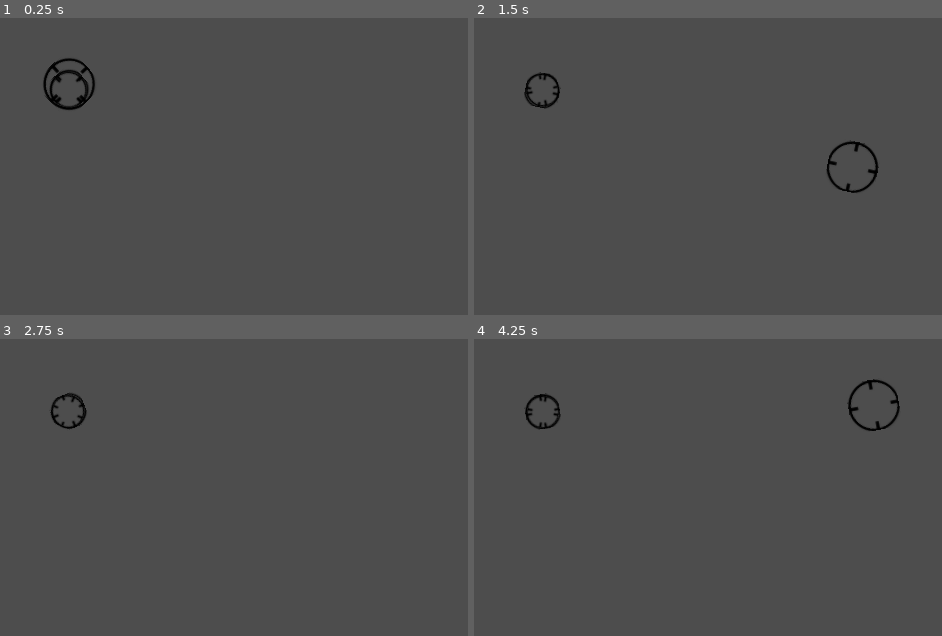
Above: before the commit, frames 1-4 (two rows, left to right).
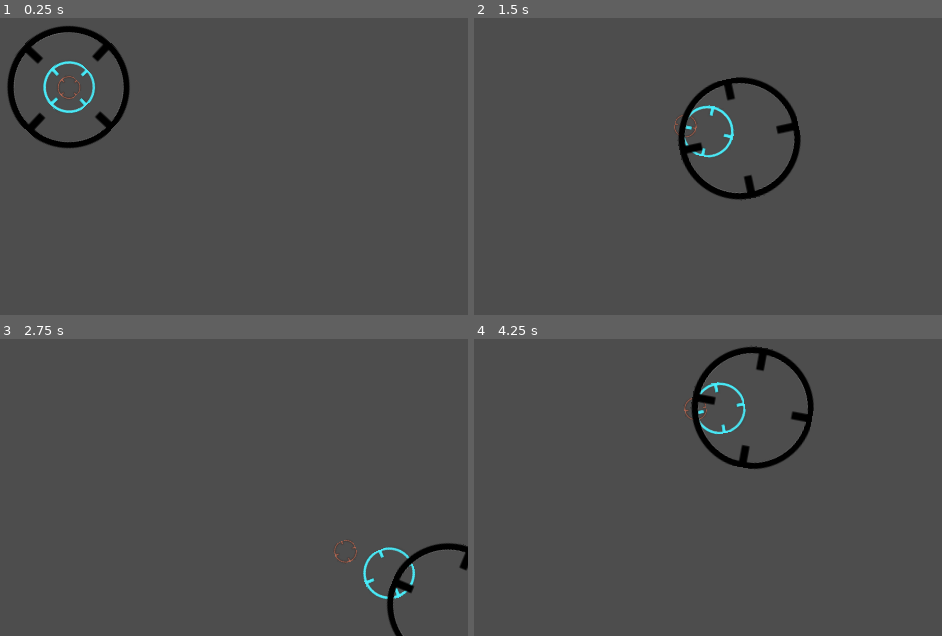
Above: after the commit, the same moments.

Repository: yissok/project-v
Game: Godot game, scene res://MainScene.tscn
The game is run twice, just before and just after one commit, with the same random seed, the same clock (stepped at 60 frames per second) and the same inputs.
Inputs:
- Up to frame 1 (0.25 s): no input
- Up to frame 2 (1.5 s): hold D (la_right) 0.53-1.28 s; hold S (la_down) from 1.28 s (still down)
- Up to frame 3 (2.75 s): release S (la_down) at 2.03 s; hold D (la_right) from 2.03 s (still down)
- Up to frame 4 (4.25 s): release D (la_right) at 2.78 s; hold W (la_up) 2.78-3.53 s; hold A (la_left) from 3.53 s (still down)

The runs differ from the first frame. In frame 1, 3.0% of the frame differs, in the area x 1-28%, y 2-44%; in frame 2, 3.1%, in the area x 10-87%, y 18-62%; in frame 3, 1.5%; in frame 4, 3.1%.

Commit message:
fix massimo's shit

Diff:
--- a/Cross2.gd
+++ b/Cross2.gd
@@ -1,15 +1,8 @@
 extends Sprite3D
 
-var vec_dir
+func _ready():
+	pass
 
-# Called when the node enters the scene tree for the first time.
-func _ready():
-	pass # Replace with function body.
-
-
-# Called every frame. 'delta' is the elapsed time since the previous frame.
 func _process(delta):
-	self.rotation = self.rotation + Vector3(0, 0, -0.05)
-	vec_dir = $"../Cross3".position -  $"../../Camera3D".position
-	self.position = (vec_dir)*0.95 + $"../../Camera3D".position + Vector3(0, 0, -1)
+	get_parent().moveCrossHair(1, self, 0.5)
 	pass
--- a/Cross3.gd
+++ b/Cross3.gd
@@ -1,15 +1,8 @@
 extends Sprite3D
 
-var vec_dir
+func _ready():
+	pass
 
-# Called when the node enters the scene tree for the first time.
-func _ready():
-	pass # Replace with function body.
-
-
-# Called every frame. 'delta' is the elapsed time since the previous frame.
 func _process(delta):
-	self.rotation = self.rotation + Vector3(0, 0, 0.05)
-	vec_dir = $"../Cross3".position -  $"../../Camera3D".position
-	self.position = (vec_dir)*0.9 + $"../../Camera3D".position + Vector3(0, 0, -1)
+	get_parent().moveCrossHair(-1, self, 0.25)
 	pass
--- a/CrossMain.gd
+++ b/CrossMain.gd
@@ -4,12 +4,9 @@
 var pos_x = Input.get_axis("la_left", "la_right")
 var velocità = 0.16
 
-# Called when the node enters the scene tree for the first time.
 func _ready():
-	pass # Replace with function body.
+	pass
 
-
-# Called every frame. 'delta' is the elapsed time since the previous frame.
 func _process(delta):
 	self.rotation = self.rotation + Vector3(0, 0, 0.05)
 	pos_y = Input.get_axis("la_up", "la_down")
--- /dev/null
+++ b/Crosshair.gd
@@ -0,0 +1,12 @@
+extends Node3D
+
+func _ready():
+	pass
+
+func _process(delta):
+	pass
+
+func moveCrossHair(direction, node, offset):
+	node.rotation = node.rotation + Vector3(0, 0, 0.05 * direction)
+	var vec_dir = ($"CrossMain".position -  $"../Camera3D".position)*offset
+	node.position = vec_dir + $"../Camera3D".position + Vector3(0, 0, 1)
--- a/MainScene.tscn
+++ b/MainScene.tscn
@@ -1,8 +1,11 @@
-[gd_scene load_steps=5 format=3 uid="uid://duj8cloekrr5s"]
+[gd_scene load_steps=8 format=3 uid="uid://duj8cloekrr5s"]
 
+[ext_resource type="Script" path="res://Crosshair.gd" id="1_hxjch"]
 [ext_resource type="Texture2D" uid="uid://hp1gjwdxjblc" path="res://assets/spriites/crosshair_tonda.png" id="1_xbbib"]
+[ext_resource type="Texture2D" uid="uid://coafeitxvdwwj" path="res://assets/spriites/crosshair_red.png" id="2_vlciw"]
 [ext_resource type="Script" path="res://CrossMain.gd" id="2_xt1r4"]
 [ext_resource type="Script" path="res://Cross2.gd" id="3_2b4t7"]
+[ext_resource type="Texture2D" uid="uid://b38upcmu66c63" path="res://assets/spriites/crosshair_cya.png" id="4_3j4h3"]
 [ext_resource type="Script" path="res://Cross3.gd" id="4_fkx34"]
 
 [node name="Node3D" type="Node3D"]
@@ -11,18 +14,19 @@
 transform = Transform3D(1, 0, 0, 0, 1, 0, 0, 0, 1, 0, 1, 1)
 
 [node name="Crosshair" type="Node3D" parent="."]
+script = ExtResource("1_hxjch")
 
 [node name="CrossMain" type="Sprite3D" parent="Crosshair"]
-transform = Transform3D(0.126894, 0, 0, 0, 0.126894, 0, 0, 0, 0.126894, 0, 1.14838, -5.78773)
-texture = ExtResource("1_xbbib")
+transform = Transform3D(0.12, 0, 0, 0, 0.12, 0, 0, 0, 0.12, 0, 1.14838, -13.7102)
+texture = ExtResource("2_vlciw")
 script = ExtResource("2_xt1r4")
 
 [node name="Cross2" type="Sprite3D" parent="Crosshair"]
-transform = Transform3D(0.126894, 0, 0, 0, 0.126894, 0, 0, 0, 0.126894, 0, 1.18891, -5.16011)
-texture = ExtResource("1_xbbib")
+transform = Transform3D(0.12, 0, 0, 0, 0.12, 0, 0, 0, 0.12, 0, 1.18891, -13.0826)
+texture = ExtResource("4_3j4h3")
 script = ExtResource("3_2b4t7")
 
 [node name="Cross3" type="Sprite3D" parent="Crosshair"]
-transform = Transform3D(0.126894, 0, 0, 0, 0.126894, 0, 0, 0, 0.126894, 0, 1.1942, -4.68546)
+transform = Transform3D(0.12, 0, 0, 0, 0.12, 0, 0, 0, 0.12, 0, 1.1942, -12.4545)
 texture = ExtResource("1_xbbib")
 script = ExtResource("4_fkx34")
Binary file added: assets/spriites/crosshair_cya.png
Not shown, added: assets/spriites/crosshair_cya.png.import
Binary file added: assets/spriites/crosshair_red.png
Not shown, added: assets/spriites/crosshair_red.png.import
Not shown, changed: .gitignore
Not shown, changed: README.md
